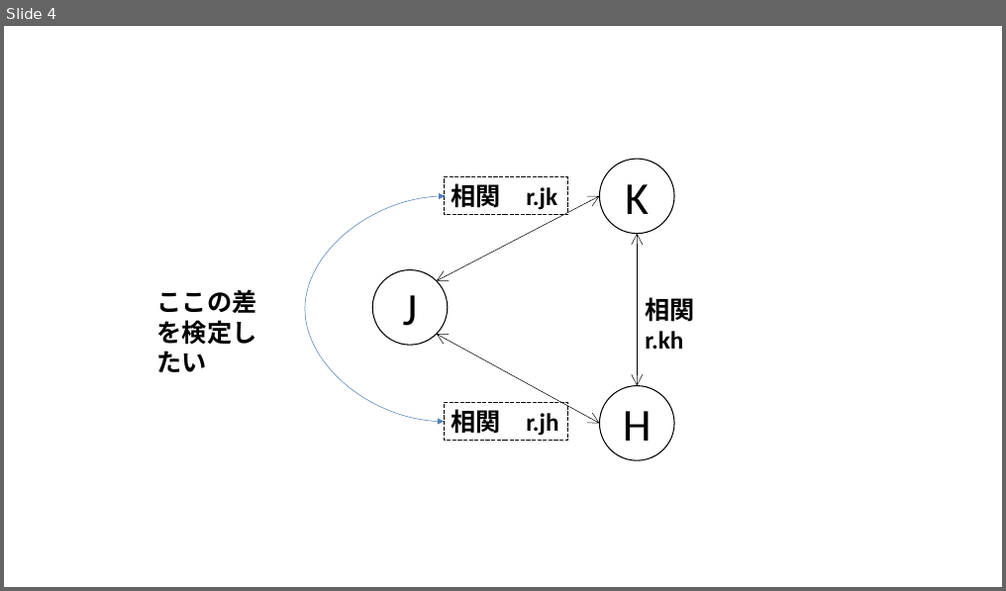
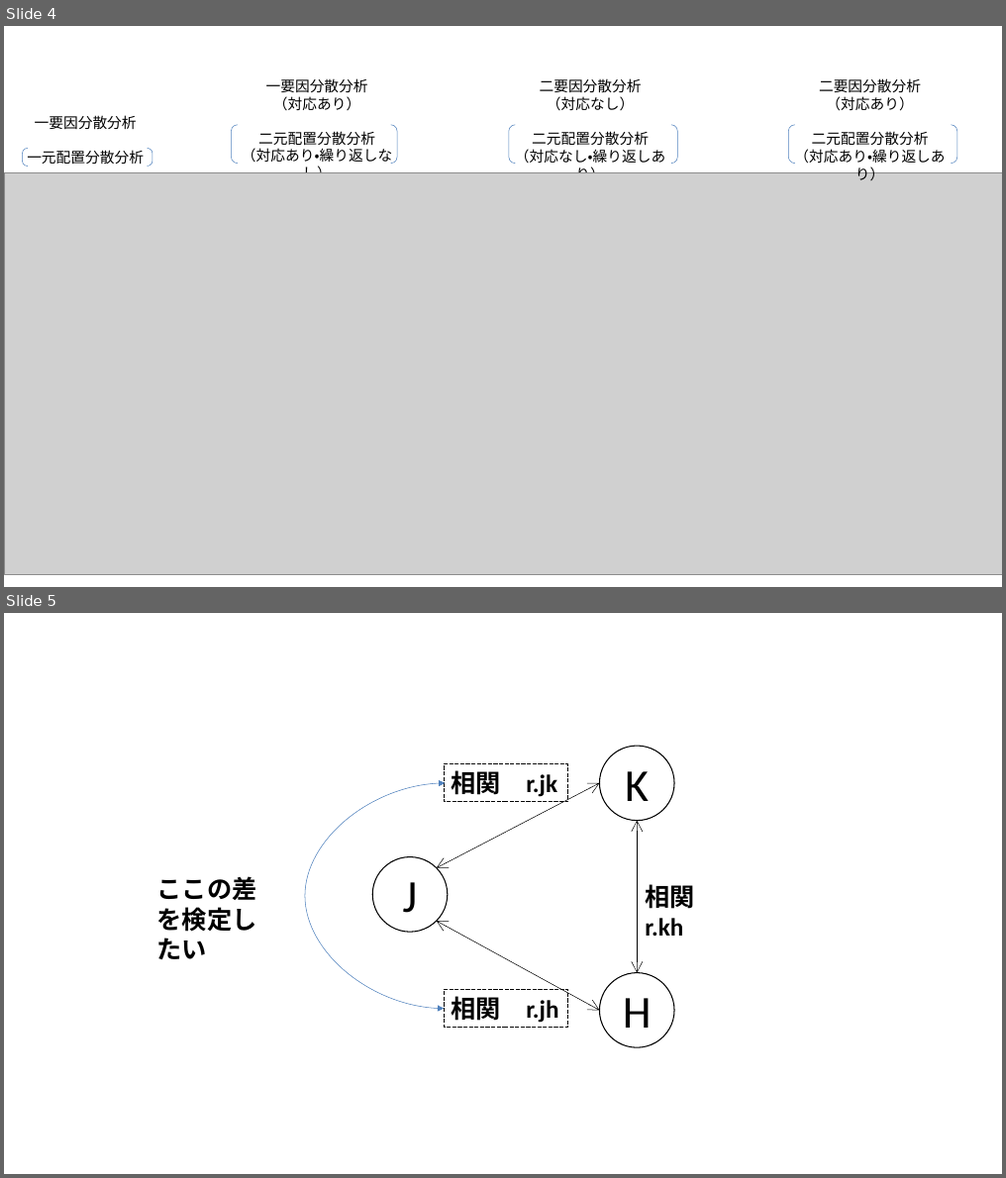
Before and after one commit to b-fujino/RLessonText, a slide deck: Img/AnovaModeling.pptx. Shown one above the other, each under a label of ours: slide 4 before the commit, slides 4 and 5 after it. The pictures are 1006x591 and 1006x1178 pixels, drawn with LibreOffice and Linux fonts; fonts in the diff are those of the drawing; grey boxes stand for pictures. Boxes give left, top, right and bottom in pixels: in the first picture for what was removed or moved away, otherwise in the second. Text is boxed around its words. In the diff, an @@ line names an element or a change of style, - is before the commit and + after.

Commit message:
分散分析の加筆・課題１，２作成

```diff
--- a/Img/AnovaModeling.pptx
+++ b/Img/AnovaModeling.pptx
@@ slide 4 added at (x1=4, y1=26, x2=1002, y2=587), background #FFFFFF @@
@@ group added at (x1=4, y1=78, x2=1002, y2=574): 4 texts, 4 bracket pairs, 1 picture @@
+一要因分散分析
+一元配置分散分析
+一要因分散分析
+（対応あり）
+二元配置分散分析
+（対応あり・繰り返しなし）
+二要因分散分析
+（対応なし）
+二元配置分散分析
+（対応なし・繰り返しあり）
+二要因分散分析
+（対応あり）
+二元配置分散分析
+（対応あり・繰り返しあり）
@@ what was slide 4 is now slide 5 @@
```
Also in this commit, not shown: 7 other files.
